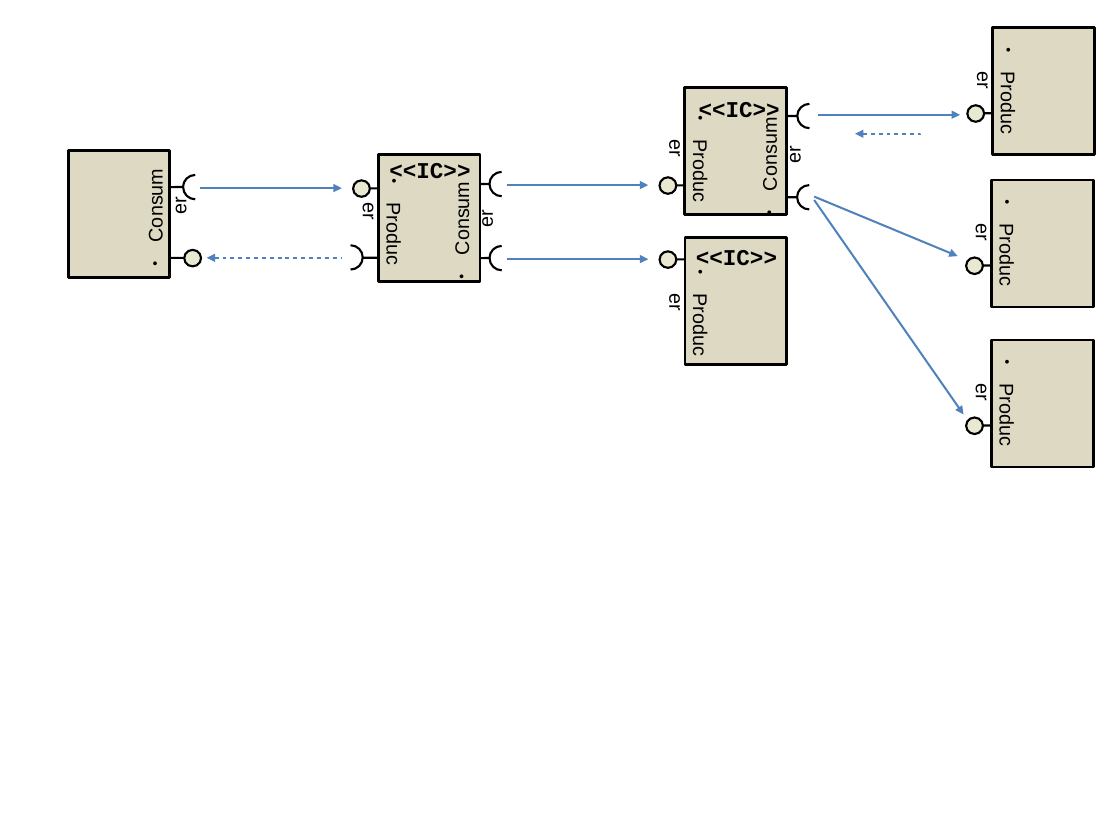
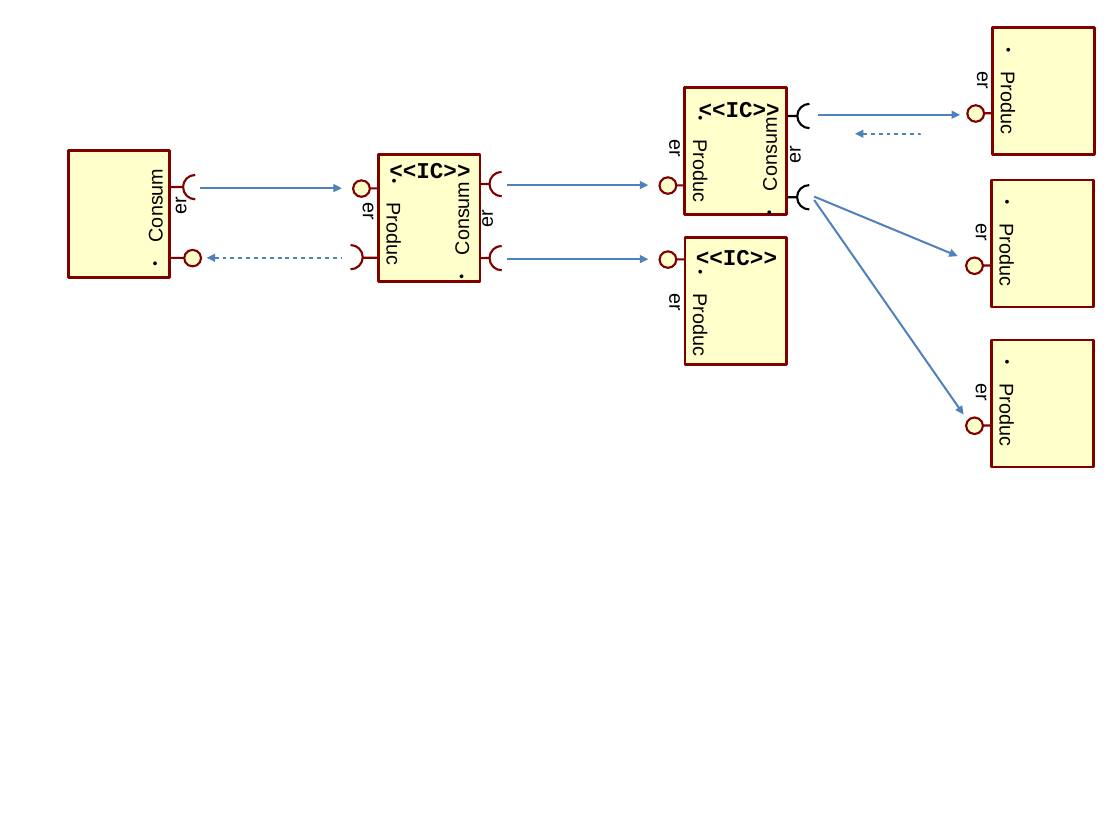
Before and after one commit to cloudtrends/soi-toolkit, a slide deck: slide 12 of docs/soitoolkit-images.odp (slide 3 before the commit). Drawn at 1120x840 pixels with LibreOffice and Linux fonts; fonts in the diff are those of the drawing. Boxes give left, top, right and bottom in pixels: in the first picture for what was removed or moved away, otherwise in the second. Text is boxed around its words. In the diff, an @@ line names an element or a change of style, - is before the commit and + after.

```diff
--- a/docs/soitoolkit-images.odp
+++ b/docs/soitoolkit-images.odp
@@ line (1020, 113) - (985, 113): stroke #000000 1.5 pt to #800000 1.5 pt @@
@@ line (184, 187) - (152, 187): stroke #000000 1.5 pt to #800000 1.5 pt @@
@@ outline #000000 1.5 pt to #800000 1.5 pt in 7 elements at (x1=490, y1=246, x2=502, y2=258), (x1=490, y1=258, x2=502, y2=270), (x1=490, y1=172, x2=502, y2=184), (x1=490, y1=184, x2=502, y2=196), (x1=351, y1=257, x2=363, y2=269), (x1=183, y1=175, x2=195, y2=187), (x1=183, y1=187, x2=195, y2=199) @@
@@ line (407, 188) - (370, 188): stroke #000000 1.5 pt to #800000 1.5 pt @@
@@ line (490, 184) - (459, 184): stroke #000000 1.5 pt to #800000 1.5 pt @@
@@ line (712, 185) - (677, 185): stroke #000000 1.5 pt to #800000 1.5 pt @@
@@ fill #DDD9C3 to #FFFFCC; outline #000000 2.01 pt to #800000 2.01 pt in 7 elements at (x1=993, y1=27, x2=1095, y2=154), (x1=379, y1=154, x2=481, y2=282), (x1=68, y1=150, x2=170, y2=277), (x1=992, y1=340, x2=1094, y2=468), (x1=992, y1=180, x2=1094, y2=307), (x1=685, y1=87, x2=787, y2=214), (x1=685, y1=238, x2=787, y2=365) @@
@@ line (148, 258) - (184, 258): stroke #000000 1.5 pt to #800000 1.5 pt @@
@@ freeform shape at (x1=351, y1=245, x2=363, y2=257): outline #000000 1.5 pt to #800000 1.5 pt; outline redrawn @@
@@ line (362, 258) - (393, 258): stroke #000000 1.5 pt to #800000 1.5 pt @@
@@ line (490, 258) - (459, 258): stroke #000000 1.5 pt to #800000 1.5 pt @@
@@ fill #E9E8D0 to #FFFFCC; outline #000000 1.5 pt to #800000 1.5 pt in 7 elements at (x1=659, y1=177, x2=676, y2=194), (x1=184, y1=251, x2=202, y2=267), (x1=967, y1=105, x2=984, y2=121), (x1=353, y1=180, x2=370, y2=197), (x1=966, y1=418, x2=983, y2=434), (x1=966, y1=258, x2=983, y2=274), (x1=659, y1=252, x2=676, y2=268) @@
@@ line (712, 259) - (677, 259): stroke #000000 1.5 pt to #800000 1.5 pt @@
@@ line (1019, 265) - (984, 265): stroke #000000 1.5 pt to #800000 1.5 pt @@
@@ line (1019, 426) - (984, 426): stroke #000000 1.5 pt to #800000 1.5 pt @@
```
Also in this commit, not shown: 9 slides added.
